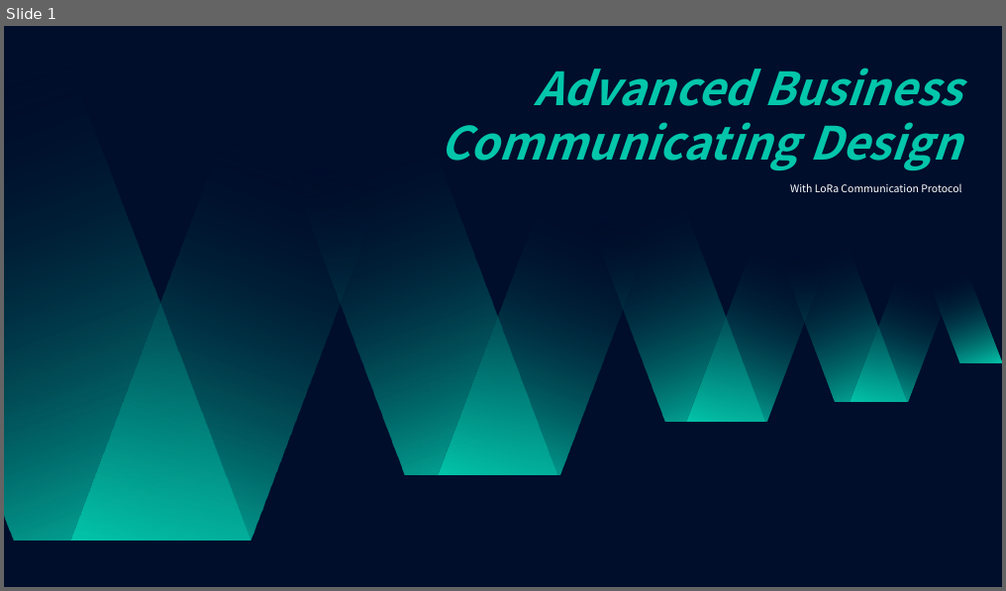
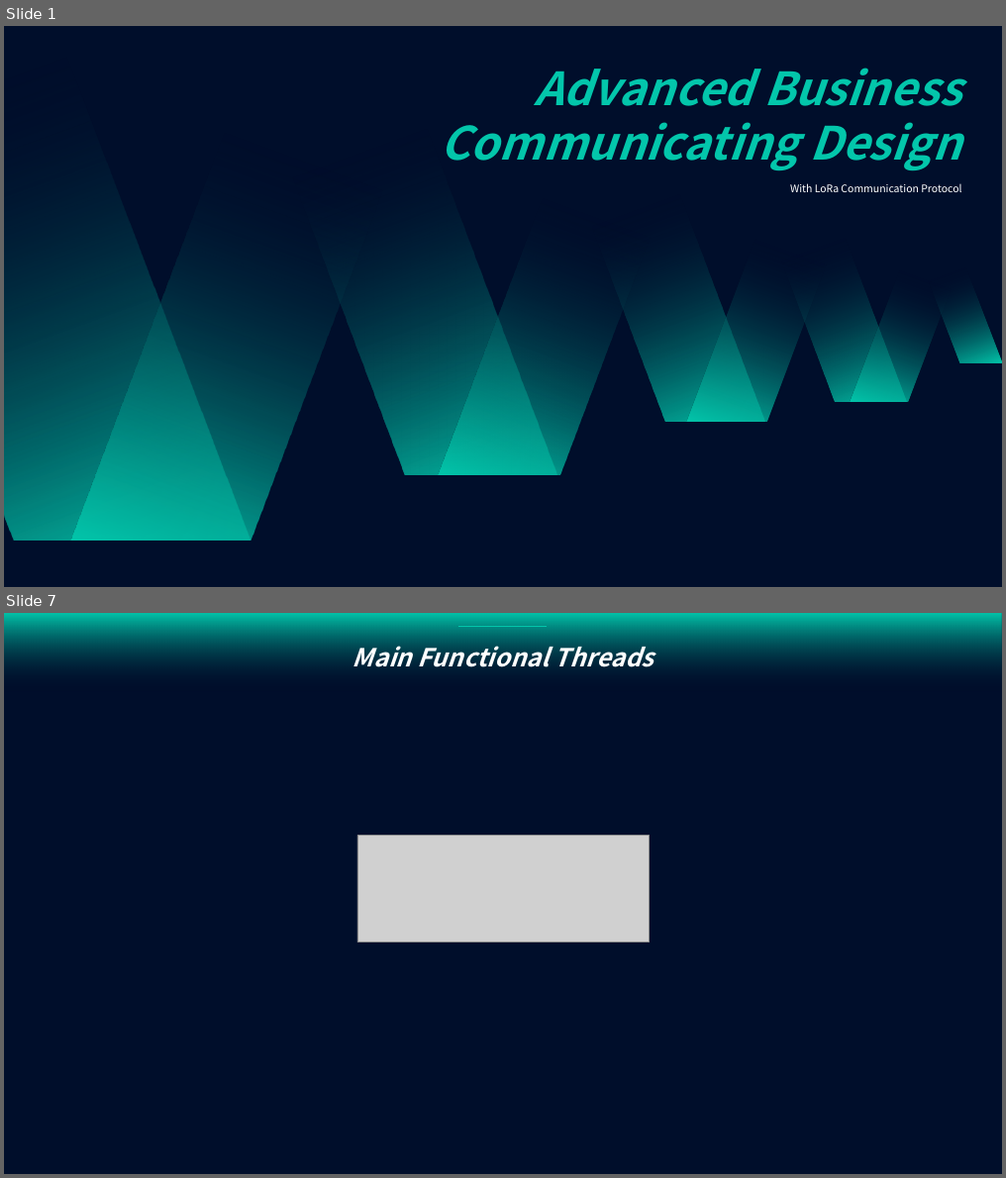
Before and after one commit to purachina/etri, a slide deck: Advanced Buisness Communicating Design/구현.pptx. Shown one above the other, each under a label of ours: slide 1 before the commit, slides 1 and 7 after it; the slides between them are not shown. The pictures are 1006x591 and 1006x1178 pixels, drawn with LibreOffice and Linux fonts; fonts in the diff are those of the drawing; grey boxes stand for pictures. Boxes give left, top, right and bottom in pixels: in the first picture for what was removed or moved away, otherwise in the second. Text is boxed around its words. In the diff, an @@ line names an element or a change of style, - is before the commit and + after.

```diff
--- a/Advanced Buisness Communicating Design/구현.pptx
+++ b/Advanced Buisness Communicating Design/구현.pptx
@@ slide 7 added at (4, 613, 1002, 1174), background #000E2B @@
@@ line added from (458, 627) to (547, 627), #03C6AB 1 pt @@
@@ text added at (352, 646, 653, 673), 24 pt, text #FFFFFF, bold, italic @@
+Main Functional Threads
@@ picture added at (357, 836, 649, 943) @@
```
Also in this commit, not shown: 9 other slides added, 8 slides removed.
